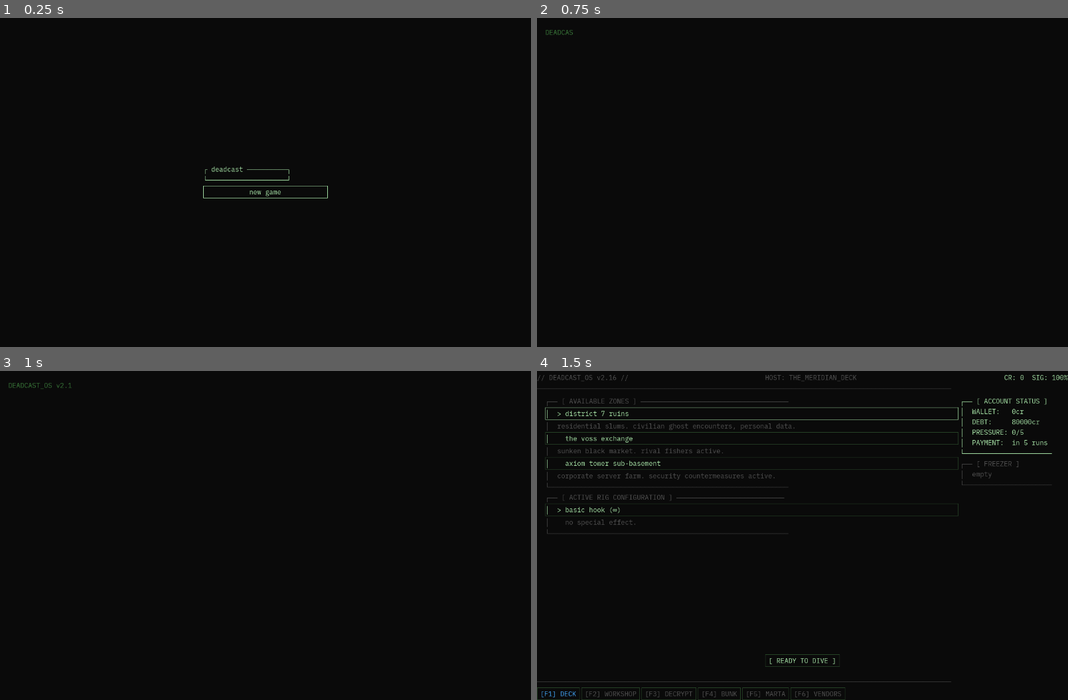
Above: before the commit, frames 1-4 (two rows, left to right).
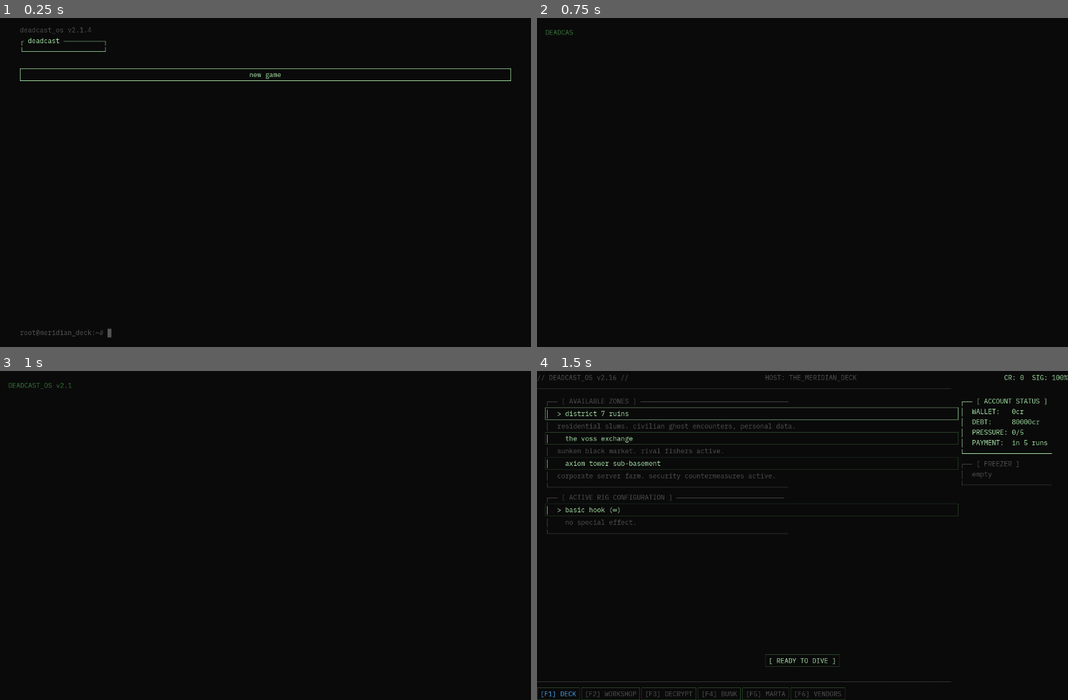
Above: after the commit, the same moments.

Repository: Teeohbee/deadcast
Game: Godot game, scene res://scenes/title_screen/TitleScreen.tscn
The game is run twice, just before and just after one commit, with the same random seed, the same clock (stepped at 60 frames per second) and the same inputs.
Inputs (mouse positions are in pixels of both pictures, inside the frame that each line leads up to):
- Up to frame 1 (0.25 s): no input
- Up to frame 2 (0.75 s): click "new game" at 0.5 s
- Up to frame 3 (1 s): no input
- Up to frame 4 (1.5 s): tap Enter at 1.25 s; move the mouse to (919, 519) at 1.27 s; hold E (tab_next) from 1.28 s (still down); click (919, 519) at 1.42 s

The runs differ from the first frame. In frame 1, 1.0% of the frame differs, in the area x 3-97%, y 2-98%; in frame 2, nothing differs; in frame 3, nothing differs; in frame 4, nothing differs.
Error in both runs: Assertion failed: UIController.initialize() must be called before navigate_to() (res://autoload/UIController.gd:30)

Commit message:
feat: title screen boot-terminal layout
Shift menu from dead-centre to upper-left quadrant. Add OS version header
and blinking cursor footer (root@meridian_deck) so the title screen reads
as a boot prompt rather than a web splash. Extract OS_VERSION to GameState
so the boot sequence and title screen share a single source of truth.

Diff:
--- a/autoload/GameState.gd
+++ b/autoload/GameState.gd
@@ -3,6 +3,7 @@
 
 const SAVE_PATH = "user://save.cfg"
 const INFINITE_STOCK: int = -1
+const OS_VERSION := "v2.1.4"
 
 # Transient UI state — not saved
 var last_hub_focus: String = ""
--- a/scenes/boot/BootSequence.gd
+++ b/scenes/boot/BootSequence.gd
@@ -18,7 +18,7 @@
 	output_label.add_theme_color_override("default_color", UIStyle.COL_COST)
 
 	_groups = [
-		{"lines": "DEADCAST_OS v2.1.4\nBOOT SEQUENCE INITIATED...", "delay": SYSTEM_DELAY, "cue": "power_on"},
+		{"lines": "DEADCAST_OS %s\nBOOT SEQUENCE INITIATED..." % GameState.OS_VERSION, "delay": SYSTEM_DELAY, "cue": "power_on"},
 		{"lines": "> SCANNING HARDWARE...\n  VESSEL:      THE MERIDIAN (deep-sea data trawler, class IV)\n  MOORING:     DIST …(220 unchanged characters)…
 		{"lines": "> CHECKING NETWORK...\n  ENCRYPTED CHANNEL DETECTED: MARTA VOSS [F5]", "delay": SYSTEM_DELAY, "cue": "scan_blip"},
 		{"lines": "  OUTSTANDING DEBT: 80,000cr\n  TERMS: 10,000cr every 5 runs. miss a payment and the terms change.", "delay": SYSTEM_DELAY, "cue": "warning"},
--- a/scenes/title_screen/TitleScreen.gd
+++ b/scenes/title_screen/TitleScreen.gd
@@ -1,11 +1,15 @@
 # scenes/title_screen/TitleScreen.gd
 extends Control
 
-@onready var continue_button: Button = $VBoxContainer/ContinueButton
-@onready var new_game_button: Button = $VBoxContainer/NewGameButton
-@onready var confirm_panel: VBoxContainer = $VBoxContainer/ConfirmPanel
-@onready var title_label: Label = $VBoxContainer/TitleLabel
-@onready var confirm_label: Label = $VBoxContainer/ConfirmPanel/ConfirmLabel
+@onready var continue_button: Button = $OuterMargin/ContentAnchor/VBoxContainer/ContinueButton
+@onready var new_game_button: Button = $OuterMargin/ContentAnchor/VBoxContainer/NewGameButton
+@onready var confirm_panel: VBoxContainer = $OuterMargin/ContentAnchor/VBoxContainer/ConfirmPanel
+@onready var title_label: Label = $OuterMargin/ContentAnchor/VBoxContainer/TitleLabel
+@onready var confirm_label: Label = $OuterMargin/ContentAnchor/VBoxContainer/ConfirmPanel/ConfirmLabel
+@onready var header_label: Label = $OuterMargin/ContentAnchor/HeaderLabel
+@onready var footer_label: Label = $OuterMargin/ContentAnchor/FooterLabel
+
+var _cursor_visible := true
 
 func _ready() -> void:
 	self.theme = UIStyle.get_theme()
@@ -15,31 +19,43 @@
 	continue_button.visible = save_exists
 	confirm_panel.visible = false
 
+	header_label.text = "deadcast_os %s" % GameState.OS_VERSION
+	UIStyle.apply_label(header_label, UIStyle.COL_DIM)
+
 	title_label.text = "┌ deadcast ──────────┐\n└────────────────────┘"
 	UIStyle.apply_label(title_label, UIStyle.COL_TEXT)
 	UIStyle.apply_label(confirm_label, UIStyle.COL_WARNING)
 
 	for btn in [continue_button, new_game_button,
-			$VBoxContainer/ConfirmPanel/HBoxContainer/YesButton,
-			$VBoxContainer/ConfirmPanel/HBoxContainer/NoButton]:
+			$OuterMargin/ContentAnchor/VBoxContainer/ConfirmPanel/HBoxContainer/YesButton,
+			$OuterMargin/ContentAnchor/VBoxContainer/ConfirmPanel/HBoxContainer/NoButton]:
 		btn.focus_mode = Control.FOCUS_ALL
 		UIStyle.apply_button(btn)
 
 	continue_button.text = "continue"
 	new_game_button.text = "new game"
-	$VBoxContainer/ConfirmPanel/HBoxContainer/YesButton.text = "yes"
-	$VBoxContainer/ConfirmPanel/HBoxContainer/NoButton.text = "no"
+	$OuterMargin/ContentAnchor/VBoxContainer/ConfirmPanel/HBoxContainer/YesButton.text = "yes"
+	$OuterMargin/ContentAnchor/VBoxContainer/ConfirmPanel/HBoxContainer/NoButton.text = "no"
 	confirm_label.text = "this will erase your progress. are you sure?"
 
 	continue_button.pressed.connect(_on_continue_pressed)
 	new_game_button.pressed.connect(_on_new_game_pressed)
-	$VBoxContainer/ConfirmPanel/HBoxContainer/YesButton.pressed.connect(_on_confirm_yes)
-	$VBoxContainer/ConfirmPanel/HBoxContainer/NoButton.pressed.connect(_on_confirm_no)
+	$OuterMargin/ContentAnchor/VBoxContainer/ConfirmPanel/HBoxContainer/YesButton.pressed.connect(_on_confirm_yes)
+	$OuterMargin/ContentAnchor/VBoxContainer/ConfirmPanel/HBoxContainer/NoButton.pressed.connect(_on_confirm_no)
 
 	if save_exists:
 		continue_button.grab_focus()
 	else:
 		new_game_button.grab_focus()
+
+	_blink_cursor()
+
+func _blink_cursor() -> void:
+	while is_instance_valid(self):
+		footer_label.text = "root@meridian_deck:~# " + ("█" if _cursor_visible else " ")
+		UIStyle.apply_label(footer_label, UIStyle.COL_DIM)
+		_cursor_visible = not _cursor_visible
+		await get_tree().create_timer(0.5).timeout
 
 func _on_continue_pressed() -> void:
 	get_tree().change_scene_to_file("res://scenes/AppShell.tscn")
@@ -49,7 +65,7 @@
 		continue_button.visible = false
 		new_game_button.visible = false
 		confirm_panel.visible = true
-		$VBoxContainer/ConfirmPanel/HBoxContainer/YesButton.grab_focus()
+		$OuterMargin/ContentAnchor/VBoxContainer/ConfirmPanel/HBoxContainer/YesButton.grab_focus()
 	else:
 		GameState.new_game()
 		get_tree().change_scene_to_file("res://scenes/boot/BootSequence.tscn")
--- a/scenes/title_screen/TitleScreen.tscn
+++ b/scenes/title_screen/TitleScreen.tscn
@@ -9,33 +9,55 @@
 anchor_bottom = 1.0
 script = ExtResource("1_TitleScreen")
 
-[node name="VBoxContainer" type="VBoxContainer" parent="."]
+[node name="OuterMargin" type="MarginContainer" parent="."]
 layout_mode = 1
-anchors_preset = 8
-anchor_left = 0.5
-anchor_top = 0.5
-anchor_right = 0.5
-anchor_bottom = 0.5
-custom_minimum_size = Vector2(300, 0)
+anchors_preset = 15
+anchor_right = 1.0
+anchor_bottom = 1.0
+theme_override_constants/margin_left = 48
+theme_override_constants/margin_top = 24
+theme_override_constants/margin_right = 48
+theme_override_constants/margin_bottom = 24
 
-[node name="TitleLabel" type="Label" parent="VBoxContainer"]
+[node name="ContentAnchor" type="VBoxContainer" parent="OuterMargin"]
+layout_mode = 2
+alignment = 0
+
+[node name="HeaderLabel" type="Label" parent="OuterMargin/ContentAnchor"]
+text = ""
+
+[node name="VBoxContainer" type="VBoxContainer" parent="OuterMargin/ContentAnchor"]
+layout_mode = 2
+
+[node name="TitleLabel" type="Label" parent="OuterMargin/ContentAnchor/VBoxContainer"]
 text = "DEADCAST"
 
-[node name="ContinueButton" type="Button" parent="VBoxContainer"]
+[node name="SpacerLabel" type="Label" parent="OuterMargin/ContentAnchor/VBoxContainer"]
+text = ""
+
+[node name="ContinueButton" type="Button" parent="OuterMargin/ContentAnchor/VBoxContainer"]
 text = "CONTINUE"
 
-[node name="NewGameButton" type="Button" parent="VBoxContainer"]
+[node name="NewGameButton" type="Button" parent="OuterMargin/ContentAnchor/VBoxContainer"]
 text = "NEW GAME"
 
-[node name="ConfirmPanel" type="VBoxContainer" parent="VBoxContainer"]
+[node name="ConfirmPanel" type="VBoxContainer" parent="OuterMargin/ContentAnchor/VBoxContainer"]
 
-[node name="ConfirmLabel" type="Label" parent="VBoxContainer/ConfirmPanel"]
+[node name="ConfirmLabel" type="Label" parent="OuterMargin/ContentAnchor/VBoxContainer/ConfirmPanel"]
 text = "This will erase your progress. Are you sure?"
 
-[node name="HBoxContainer" type="HBoxContainer" parent="VBoxContainer/ConfirmPanel"]
+[node name="HBoxContainer" type="HBoxContainer" parent="OuterMargin/ContentAnchor/VBoxContainer/ConfirmPanel"]
 
-[node name="YesButton" type="Button" parent="VBoxContainer/ConfirmPanel/HBoxContainer"]
+[node name="YesButton" type="Button" parent="OuterMargin/ContentAnchor/VBoxContainer/ConfirmPanel/HBoxContainer"]
 text = "YES"
 
-[node name="NoButton" type="Button" parent="VBoxContainer/ConfirmPanel/HBoxContainer"]
+[node name="NoButton" type="Button" parent="OuterMargin/ContentAnchor/VBoxContainer/ConfirmPanel/HBoxContainer"]
 text = "NO"
+
+[node name="Spacer" type="Control" parent="OuterMargin/ContentAnchor"]
+layout_mode = 2
+size_flags_vertical = 3
+
+[node name="FooterLabel" type="Label" parent="OuterMargin/ContentAnchor"]
+layout_mode = 2
+text = ""
